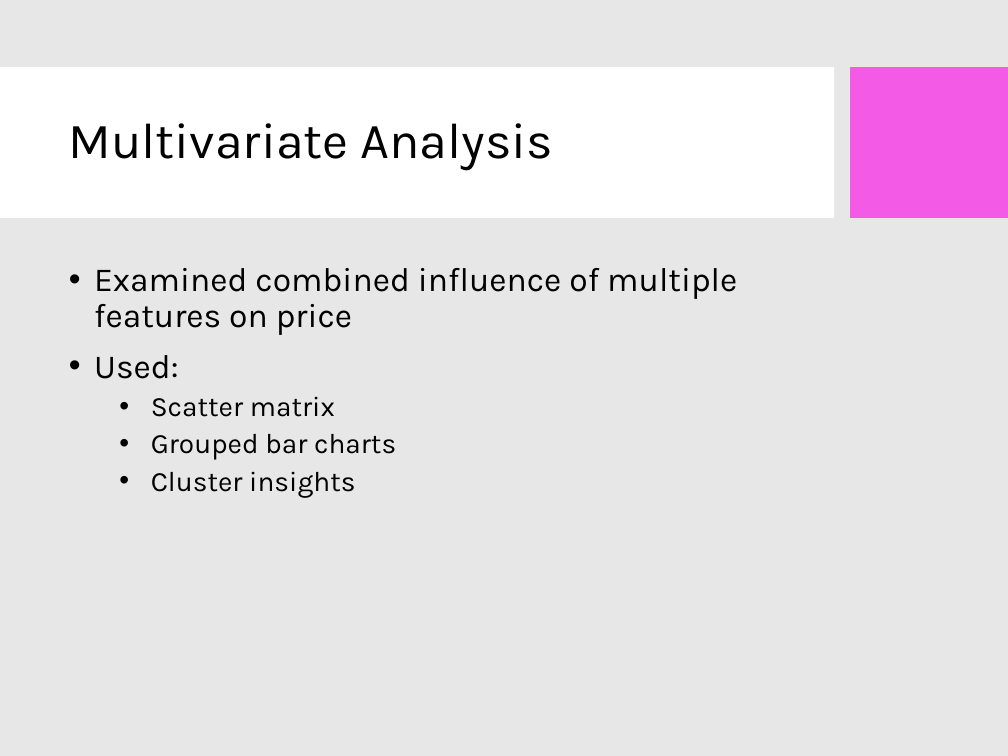
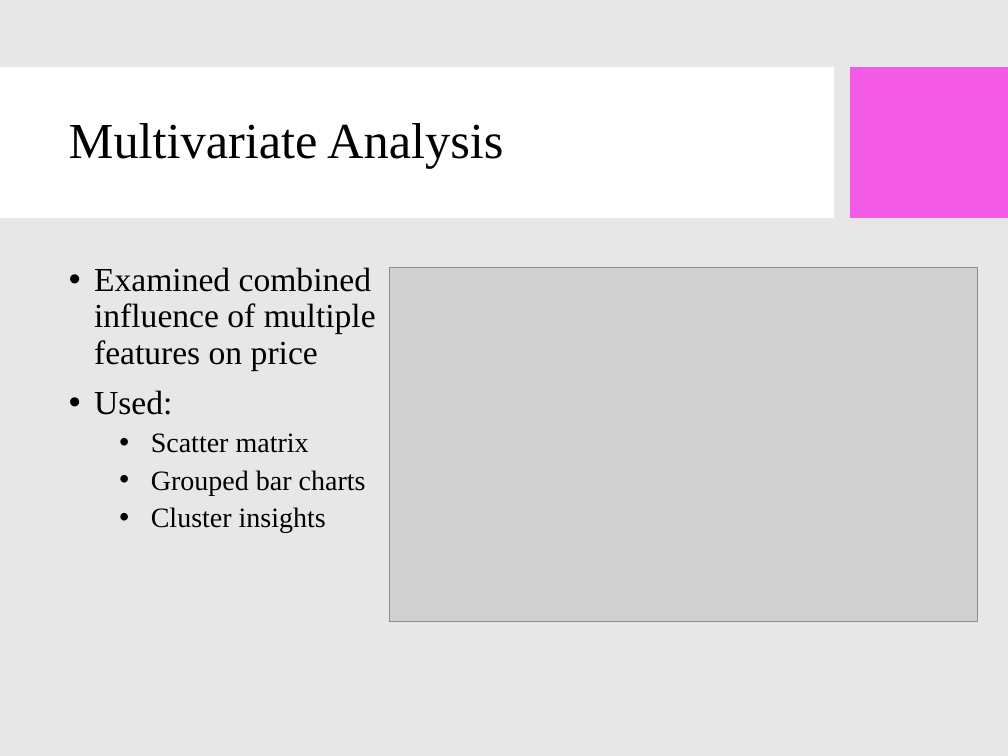
Before and after one commit to Krishna-S-2004/Python-RE, a slide deck: slide 14 of Krishna Housing_EDA_Presentation.pptx. Drawn at 1008x756 pixels with LibreOffice and Linux fonts; fonts in the diff are those of the drawing; grey boxes stand for pictures; background and template pictures are left out. Boxes give left, top, right and bottom in pixels: in the first picture for what was removed or moved away, otherwise in the second. Text is boxed around its words. In the diff, an @@ line names an element or a change of style, - is before the commit and + after.

```diff
--- a/Krishna Housing_EDA_Presentation.pptx
+++ b/Krishna Housing_EDA_Presentation.pptx
@@ title "Multivariate Analysis" at [69, 123, 503, 169]: font Karla to Times New Roman @@
@@ text "Examined combined influence of multiple ..." at [94, 267, 376, 532]: font Karla to Times New Roman @@
@@ picture added at [389, 268, 978, 622] @@
```
Also in this commit, not shown: 15 other slides changed.
